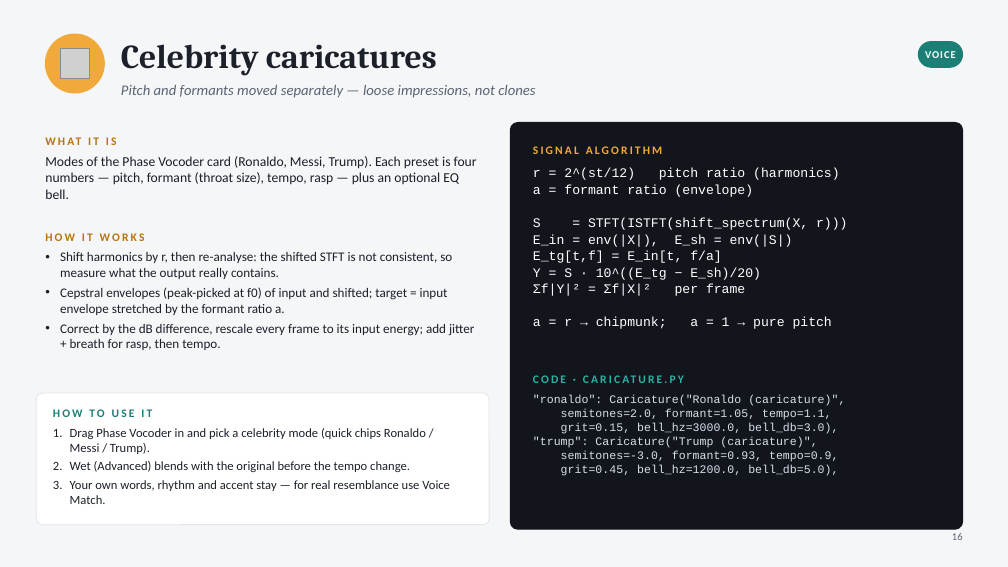
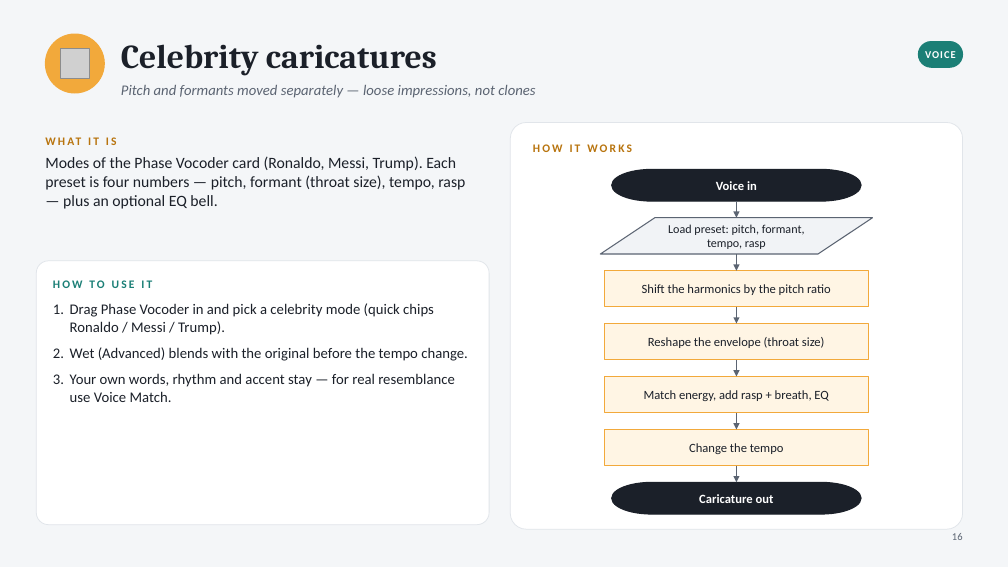
Before and after one commit to Nafis37/Audio_Chef, a slide deck: slide 16 of Audio_Chef.pptx. Drawn at 1008x567 pixels with LibreOffice and Linux fonts; fonts in the diff are those of the drawing; grey boxes stand for pictures. Boxes give left, top, right and bottom in pixels: in the first picture for what was removed or moved away, otherwise in the second. Text is boxed around its words. In the diff, an @@ line names an element or a change of style, - is before the commit and + after.

```diff
--- a/Audio_Chef.pptx
+++ b/Audio_Chef.pptx
@@ rounded rectangle at (x1=510, y1=123, x2=963, y2=529): fill #12151C to #FFFFFF; outline #12151C 1 pt to #E1E5EA 0.75 pt; proportions changed @@
@@ text "HOW IT WORKS" moved from (x1=45, y1=233, x2=145, y2=241) to (x1=533, y1=144, x2=632, y2=152) @@
@@ text removed at (x1=533, y1=146, x2=662, y2=154) @@
-SIGNAL ALGORITHM
@@ text "Modes of the Phase Vocoder ..." at (x1=45, y1=156, x2=465, y2=209): size 13 to 15 pt @@
@@ text removed at (x1=533, y1=168, x2=847, y2=329) @@
-r = 2^(st/12) pitch ratio (harmonics)
-a = formant ratio (envelope)
-S = STFT(ISTFT(shift_spectrum(X, r)))
-E_in = env(|X|), E_sh = env(|S|)
-E_tg[t,f] = E_in[t, f/a]
-Y = S · 10^((E_tg − E_sh)/20)
-Σf|Y|² = Σf|X|² per frame
-a = r → chipmunk; a = 1 → pure pitch
@@ pill shape added at (x1=612, y1=169, x2=861, y2=201), fill #1B2029, outline #1B2029 1 pt, 12 pt, text #FFFFFF, bold @@
+Voice in
@@ arrow added from (737, 201) to (737, 218), #5B6472 1.25 pt @@
@@ flow chart input output added at (x1=600, y1=218, x2=873, y2=254), fill #F1F3F6, outline #5B6472 1 pt, 11.5 pt, text #1B2029 @@
+Load preset: pitch, formant, tempo, rasp
@@ rounded rectangle resized from (x1=36, y1=393, x2=489, y2=525) to (x1=36, y1=261, x2=489, y2=525) @@
@@ text removed at (x1=60, y1=252, x2=474, y2=350) @@
-• Shift harmonics by r, then re-analyse: the shifted STFT is not consistent, so measure what the output really contains.
-• Cepstral envelopes (peak-picked at f0) of input and shifted; target = input envelope stretched by the formant ratio a.
-• Correct by the dB difference, rescale every frame to its input energy; add jitter + breath for rasp, then tempo.
@@ arrow added from (737, 254) to (737, 271), #5B6472 1.25 pt @@
@@ text "HOW TO USE IT" rewrapped from (x1=53, y1=409, x2=135, y2=417) to (x1=53, y1=280, x2=152, y2=288) @@
@@ rectangle added at (x1=604, y1=271, x2=869, y2=307), fill #FFF5E4, outline #F2A93B 1 pt, 12 pt, text #1B2029 @@
+Shift the harmonics by the pitch ratio
@@ text "Drag Phase Vocoder in and ..." moved from (x1=70, y1=428, x2=450, y2=504) to (x1=70, y1=303, x2=468, y2=402) @@
@@ text "Drag Phase Vocoder in and ..." at (x1=70, y1=303, x2=468, y2=402): size 12 to 14 pt; more space between paragraphs @@
@@ rectangle added at (x1=604, y1=324, x2=869, y2=360), fill #FFF5E4, outline #F2A93B 1 pt, 12 pt, text #1B2029 @@
+Reshape the envelope (throat size)
@@ arrow added from (737, 307) to (737, 324), #5B6472 1.25 pt @@
@@ rectangle added at (x1=604, y1=377, x2=869, y2=413), fill #FFF5E4, outline #F2A93B 1 pt, 12 pt, text #1B2029 @@
+Match energy, add rasp + breath, EQ
@@ arrow added from (737, 360) to (737, 377), #5B6472 1.25 pt @@
@@ text removed at (x1=533, y1=395, x2=845, y2=476) @@
-"ronaldo": Caricature("Ronaldo (caricature)",
-semitones=2.0, formant=1.05, tempo=1.1,
-grit=0.15, bell_hz=3000.0, bell_db=3.0),
-"trump": Caricature("Trump (caricature)",
-semitones=-3.0, formant=0.93, tempo=0.9,
-grit=0.45, bell_hz=1200.0, bell_db=5.0),
@@ text removed at (x1=609, y1=395, x2=741, y2=406) @@
-CODE · CARICATURE.PY
@@ arrow added from (737, 413) to (737, 430), #5B6472 1.25 pt @@
@@ rectangle added at (x1=604, y1=430, x2=869, y2=466), fill #FFF5E4, outline #F2A93B 1 pt, 12 pt, text #1B2029 @@
+Change the tempo
@@ arrow added from (737, 466) to (737, 482), #5B6472 1.25 pt @@
@@ pill shape added at (x1=612, y1=482, x2=861, y2=514), fill #1B2029, outline #1B2029 1 pt, 12 pt, text #FFFFFF, bold @@
+Caricature out
```
Also in this commit, not shown: 17 other slides changed, 3 other files.
